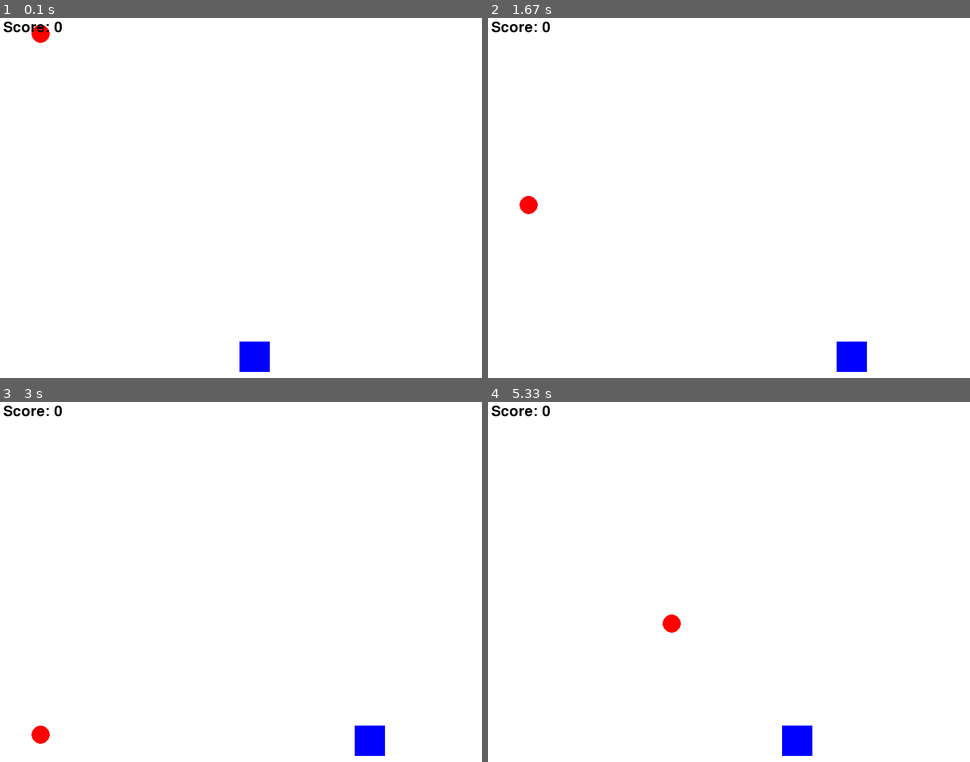
Above: before the commit, frames 1-4 (two rows, left to right).
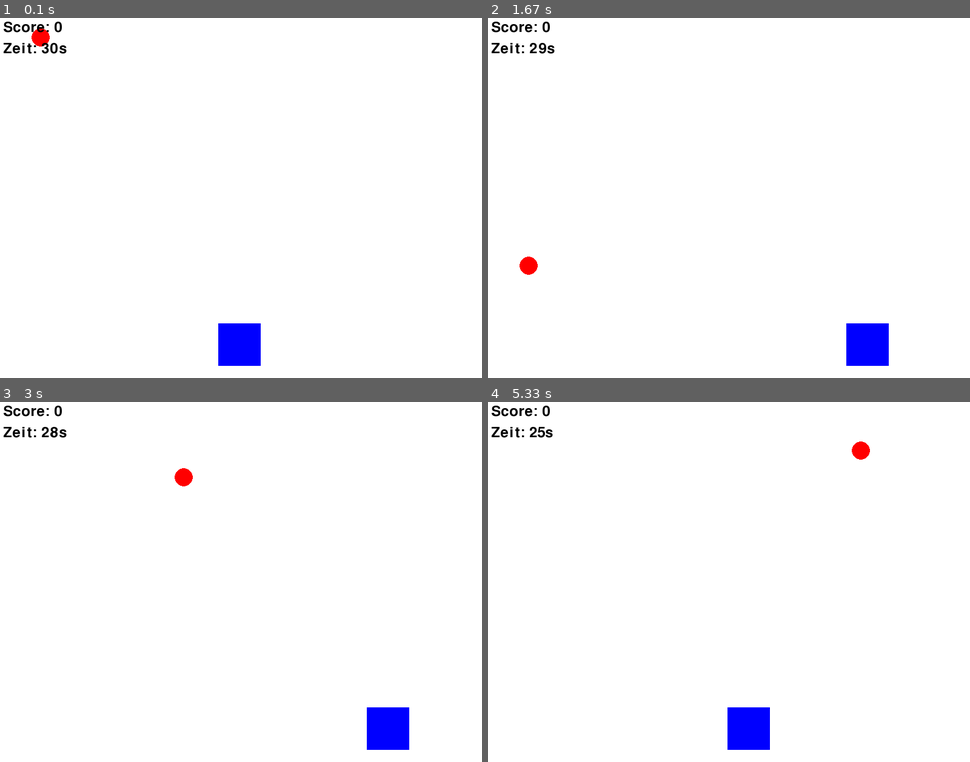
Above: after the commit, the same moments.

Repository: MINT-Labs-Regensburg/PYTHON-PYGAME
Game: pygame game, started from loesungen/loesung_pygame3.py
Two runs of this game, one before a commit and one after it. Both use one fixed random seed, a clock stepped at 60 frames per second and the inputs below.
Inputs:
- Up to frame 1 (0.1 s): no input
- Up to frame 2 (1.67 s): hold Right 0.33-0.8 s; hold Right 0.83-1.3 s; hold Left from 1.33 s (still down)
- Up to frame 3 (3 s): release Left at 1.87 s; hold Left 1.9-2.3 s; hold Right 2.33-2.97 s
- Up to frame 4 (5.33 s): hold Left 3-3.47 s; hold Right 3.5-3.97 s; hold Right 4-4.47 s; hold Left 4.5-5.03 s; hold Left from 5.07 s (still down)

The runs differ from the first frame. In frame 1, 1.2% of the frame differs, in the area x 0-56%, y 2-99%; in frame 2, 1.5%; in frame 3, 1.5%; in frame 4, 2.0%, in the area x 0-80%, y 6-99%.

Commit message:
sound in loesung3
Co-authored-by: Copilot <copilot@github.com>

Diff:
--- a/aufgaben/aufgabe_pygame3.py
+++ b/aufgaben/aufgabe_pygame3.py
@@ -9,4 +9,7 @@
 # 3. ⏱️ Baue einen Timer ein (30 Sekunden Spielzeit)
 
 
-# 4. 🔊 Lade einen Sound-Effekt bei erfolgreichen Treffern
+# 4. 🔊 Lade Sound-Effekte:
+#    - hit.wav bei erfolgreichen Treffern
+#    - miss.wav wenn der Ball durchgeht
+# Die Sounds findest du in assets/ im Projektordner
--- a/aufgaben/aufgabe_python1.py
+++ b/aufgaben/aufgabe_python1.py
@@ -6,7 +6,7 @@
 # 2. 🖨️ Gib sie mit print() aus. Beispiel: "Ich heisse Nicole bin 12 Jahre alt und 1.57 Meter gross"
 
 
-# 3. ➕ Verändere das alter um +1
+# 3. ➕ Verändere das alter um +1. Gib aus "Nächstes Jahr werde ich XX Jahre alt sein".
 
 
 # 4. 🧮 Berechne summe von zwei Zahlen
--- a/beispiel-programme/catch_the_ball.py
+++ /dev/null
@@ -1,85 +0,0 @@
-import pygame
-import random
-
-# Pygame initialisieren
-pygame.init()
-
-# Konstanten
-SCREEN_WIDTH = 800
-SCREEN_HEIGHT = 600
-WHITE = (255, 255, 255)
-RED = (255, 0, 0)
-BLUE = (0, 0, 255)
-BLACK = (0, 0, 0)
-
-# Screen erstellen
-screen = pygame.display.set_mode((SCREEN_WIDTH, SCREEN_HEIGHT))
-pygame.display.set_caption("Catch the Ball! 🎯")
-
-# Spieler
-player_size = 50
-player_x = SCREEN_WIDTH // 2
-player_y = SCREEN_HEIGHT - player_size - 10
-player_speed = 5
-
-# Ball
-ball_size = 30
-ball_x = random.randint(0, SCREEN_WIDTH - ball_size)
-ball_y = 0
-ball_speed = 3
-
-# Spiel-Variablen
-score = 0
-font = pygame.font.Font(None, 36)
-clock = pygame.time.Clock()
-
-# Game Loop
-running = True
-while running:
-    # Events
-    for event in pygame.event.get():
-        if event.type == pygame.QUIT:
-            running = False
-
-    # Tastatureingaben
-    keys = pygame.key.get_pressed()
-    if keys[pygame.K_LEFT] and player_x > 0:
-        player_x -= player_speed
-    if keys[pygame.K_RIGHT] and player_x < SCREEN_WIDTH - player_size:
-        player_x += player_speed
-
-    # Ball bewegen
-    ball_y += ball_speed
-
-    # Ball gefangen?
-    if (
-        player_x < ball_x + ball_size
-        and player_x + player_size > ball_x
-        and player_y < ball_y + ball_size
-        and player_y + player_size > ball_y
-    ):
-        score += 1
-
-        ball_x = random.randint(0, SCREEN_WIDTH - ball_size)
-        ball_y = 0
-
-    # Ball am Boden?
-    if ball_y > SCREEN_HEIGHT:
-        ball_x = random.randint(0, SCREEN_WIDTH - ball_size)
-        ball_y = 0
-
-    # Zeichnen
-    screen.fill(WHITE)
-    pygame.draw.rect(screen, BLUE, (player_x, player_y, player_size, player_size))
-    pygame.draw.circle(
-        screen, RED, (ball_x + ball_size // 2, ball_y + ball_size // 2), ball_size // 2
-    )
-
-    # Score anzeigen
-    score_text = font.render(f"Score: {score}", True, BLACK)
-    screen.blit(score_text, (10, 10))
-
-    pygame.display.flip()
-    clock.tick(60)
-
-pygame.quit()
--- a/beispiel-programme/kollisionserkennung.py
+++ /dev/null
@@ -1,96 +0,0 @@
-import pygame
-
-# pygame initialisieren
-pygame.init()
-
-# Konstanten
-SCREEN_WIDTH = 800
-SCREEN_HEIGHT = 600
-WHITE = (255, 255, 255)
-RED = (255, 0, 0)
-BLUE = (0, 0, 255)
-GREEN = (0, 255, 0)
-BLACK = (0, 0, 0)
-
-# Screen erstellen
-screen = pygame.display.set_mode((SCREEN_WIDTH, SCREEN_HEIGHT))
-pygame.display.set_caption("Kollisionserkennung 💥")
-
-# Rechteck 1 (Spieler - steuerbar)
-player_size = 50
-player_x = 100
-player_y = 100
-player_speed = 5
-
-# Rechteck 2 (Ziel - fest)
-target_size = 80
-target_x = 400
-target_y = 300
-
-# Kollisions-Zähler
-collision_count = 0
-font = pygame.font.Font(None, 36)
-clock = pygame.time.Clock()
-
-
-# Kollisionserkennung Funktion
-def check_collision(x1, y1, size1, x2, y2, size2):
-    """Prüft ob sich zwei Rechtecke überschneiden"""
-    return x1 < x2 + size2 and x1 + size1 > x2 and y1 < y2 + size2 and y1 + size1 > y2
-
-
-# Game Loop
-running = True
-collision_detected = False
-
-while running:
-    # Events
-    for event in pygame.event.get():
-        if event.type == pygame.QUIT:
-            running = False
-
-    # Tastatureingaben
-    keys = pygame.key.get_pressed()
-    if keys[pygame.K_LEFT] and player_x > 0:
-        player_x -= player_speed
-    if keys[pygame.K_RIGHT] and player_x < SCREEN_WIDTH - player_size:
-        player_x += player_speed
-    if keys[pygame.K_UP] and player_y > 0:
-        player_y -= player_speed
-    if keys[pygame.K_DOWN] and player_y < SCREEN_HEIGHT - player_size:
-        player_y += player_speed
-
-    # Kollision prüfen
-    was_collision = collision_detected
-    collision_detected = check_collision(
-        player_x, player_y, player_size, target_x, target_y, target_size
-    )
-
-    # Kollisions-Zähler erhöhen (nur bei neuer Kollision)
-    if collision_detected and not was_collision:
-        collision_count += 1
-
-    # Zeichnen
-    screen.fill(WHITE)
-
-    # Spieler-Rechteck (ändert Farbe bei Kollision)
-    player_color = GREEN if collision_detected else BLUE
-    pygame.draw.rect(
-        screen, player_color, (player_x, player_y, player_size, player_size)
-    )
-
-    # Ziel-Rechteck
-    pygame.draw.rect(screen, RED, (target_x, target_y, target_size, target_size))
-
-    # Kollisions-Zähler anzeigen
-    count_text = font.render(f"Kollisionen: {collision_count}", True, BLACK)
-    screen.blit(count_text, (10, 10))
-
-    # Anweisungen
-    instruction_text = font.render("Pfeiltasten zum Bewegen", True, BLACK)
-    screen.blit(instruction_text, (10, 50))
-
-    pygame.display.flip()
-    clock.tick(60)
-
-pygame.quit()
--- /dev/null
+++ b/loesungen/loesung_pygame3.py
@@ -0,0 +1,132 @@
+# Loesung Aufgabe 6: Game Mechanics
+
+import os
+import random
+import pygame
+
+pygame.init()
+
+# Konstanten
+SCREEN_WIDTH = 800
+SCREEN_HEIGHT = 600
+GAME_TIME_SECONDS = 30
+WHITE = (255, 255, 255)
+RED = (255, 0, 0)
+BLUE = (0, 0, 255)
+BLACK = (0, 0, 0)
+
+# Screen erstellen
+screen = pygame.display.set_mode((SCREEN_WIDTH, SCREEN_HEIGHT))
+pygame.display.set_caption("Catch the Ball - Game Mechanics")
+
+# Spieler
+player_size = 70
+player_x = SCREEN_WIDTH // 2 - player_size // 2
+player_y = SCREEN_HEIGHT - player_size - 20
+player_speed = 7
+
+# Ball
+ball_size = 30
+ball_x = random.randint(0, SCREEN_WIDTH - ball_size)
+ball_y = 0
+ball_speed = 4
+
+# Spiel-Variablen
+score = 0
+clock = pygame.time.Clock()
+start_time = pygame.time.get_ticks()
+
+# Font optional laden, damit das Spiel auch ohne pygame.font laeuft
+font = None
+if hasattr(pygame, "font"):
+    try:
+        font = pygame.font.Font(None, 36)
+    except (NotImplementedError, AttributeError):
+        font = None
+
+# Sound vorbereiten
+hit_sound = None
+miss_sound = None
+try:
+    pygame.mixer.init()
+    hit_sound_path = os.path.join(os.path.dirname(__file__), "..", "assets", "hit.wav")
+    miss_sound_path = os.path.join(os.path.dirname(__file__), "..", "assets", "miss.wav")
+    if os.path.exists(hit_sound_path):
+        hit_sound = pygame.mixer.Sound(hit_sound_path)
+    if os.path.exists(miss_sound_path):
+        miss_sound = pygame.mixer.Sound(miss_sound_path)
+except pygame.error:
+    hit_sound = None
+    miss_sound = None
+
+# Game Loop
+running = True
+while running:
+    # Events
+    for event in pygame.event.get():
+        if event.type == pygame.QUIT:
+            running = False
+
+    # Verbleibende Zeit berechnen
+    elapsed_ms = pygame.time.get_ticks() - start_time
+    time_left = max(0, GAME_TIME_SECONDS - elapsed_ms // 1000)
+    if time_left == 0:
+        running = False
+
+    # Tastatureingaben
+    keys = pygame.key.get_pressed()
+    if keys[pygame.K_LEFT] and player_x > 0:
+        player_x -= player_speed
+    if keys[pygame.K_RIGHT] and player_x < SCREEN_WIDTH - player_size:
+        player_x += player_speed
+
+    # Ball bewegen
+    ball_y += ball_speed
+
+    # Treffer pruefen
+    if (
+        player_x < ball_x + ball_size
+        and player_x + player_size > ball_x
+        and player_y < ball_y + ball_size
+        and player_y + player_size > ball_y
+    ):
+        score += 1
+        if hit_sound is not None:
+            hit_sound.play()
+
+        ball_x = random.randint(0, SCREEN_WIDTH - ball_size)
+        ball_y = 0
+
+    # Ball unten angekommen
+    if ball_y > SCREEN_HEIGHT:
+        if miss_sound is not None:
+            miss_sound.play()
+        ball_x = random.randint(0, SCREEN_WIDTH - ball_size)
+        ball_y = 0
+
+    # Zeichnen
+    screen.fill(WHITE)
+    pygame.draw.rect(screen, BLUE, (player_x, player_y, player_size, player_size))
+    pygame.draw.circle(
+        screen, RED, (ball_x + ball_size // 2, ball_y + ball_size // 2), ball_size // 2
+    )
+
+    # UI anzeigen (nur wenn Font verfuegbar)
+    if font is not None:
+        score_text = font.render(f"Score: {score}", True, BLACK)
+        timer_text = font.render(f"Zeit: {time_left}s", True, BLACK)
+        screen.blit(score_text, (10, 10))
+        screen.blit(timer_text, (10, 45))
+
+    pygame.display.flip()
+    clock.tick(60)
+
+# Endscreen kurz anzeigen
+if font is not None:
+    screen.fill(WHITE)
+    end_text = font.render(f"Zeit vorbei! Endscore: {score}", True, BLACK)
+    screen.blit(end_text, (SCREEN_WIDTH // 2 - 170, SCREEN_HEIGHT // 2 - 20))
+    pygame.display.flip()
+    pygame.time.wait(2000)
+
+pygame.quit()
--- a/beispiel-programme/loesung_python1.py
+++ b/loesungen/loesung_python1.py
@@ -10,7 +10,7 @@
 
 # 3. Verändere das alter um +1
 alter += 1
-print("Nach einem Jahr bin ich", alter, "Jahre alt")
+print("Nächstes Jahr werde ich", alter, "Jahre alt sein")
 
 # 4. Berechne summe von zwei Zahlen
 zahl1 = 10
Not shown, changed: README.md
Renamed: beispiel-programme/loesung_pygame1.py -> loesungen/loesung_pygame1.py
Renamed: beispiel-programme/loesung_pygame2.py -> loesungen/loesung_pygame2.py
Renamed: beispiel-programme/loesung_python2.py -> loesungen/loesung_python2.py
Renamed: beispiel-programme/loesung_python3.py -> loesungen/loesung_python3.py
Renamed: beispiel-programme/taschenrechner.py -> loesungen/taschenrechner.py
Not shown, added: assets/hit.wav
Not shown, added: assets/miss.wav
